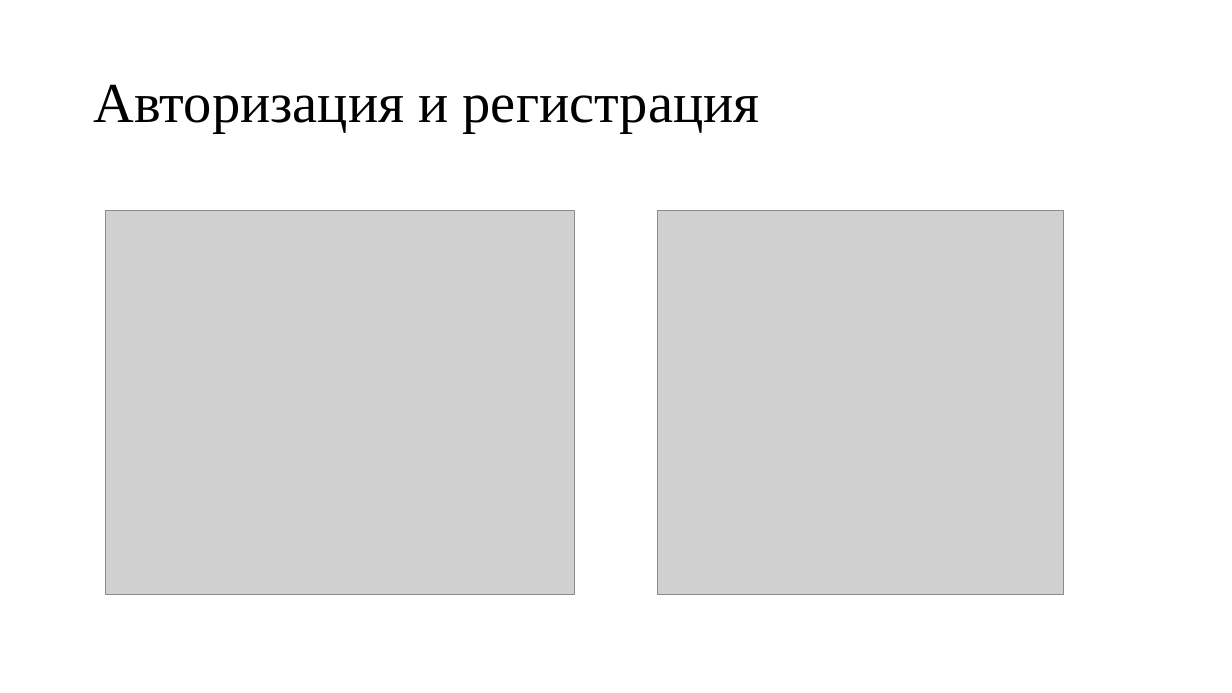
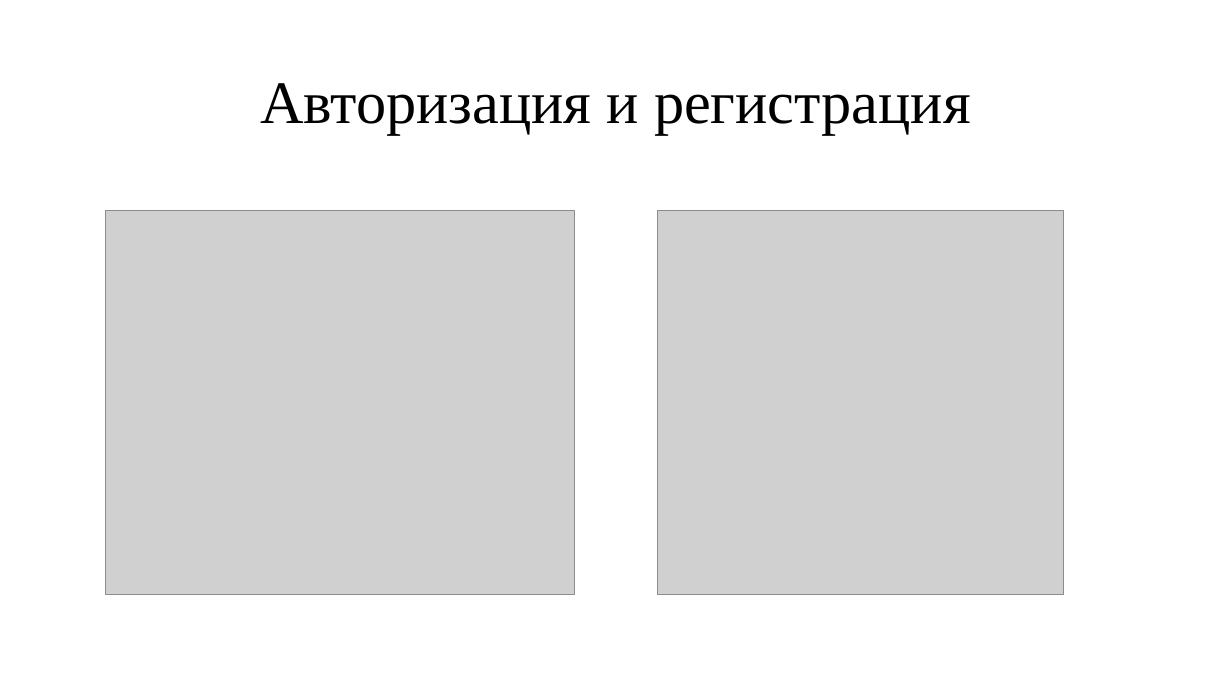
Before and after one commit to sk3feel/YandexProject1, a slide deck: slide 6 of Documentation/Презентация проекта.pptx (slide 5 before the commit). Drawn at 1232x693 pixels with LibreOffice and Linux fonts; fonts in the diff are those of the drawing; grey boxes stand for pictures. Boxes give left, top, right and bottom in pixels: in the first picture for what was removed or moved away, otherwise in the second. Text is boxed around its words. In the diff, an @@ line names an element or a change of style, - is before the commit and + after.

```diff
--- a/Documentation/Презентация проекта.pptx
+++ b/Documentation/Презентация проекта.pptx
@@ title "Авторизация и регистрация" at [260,83,971,135]: size 44 to 47 pt; alignment left to centre @@
```
Also in this commit, not shown: 4 other slides changed, 2 slides added.
